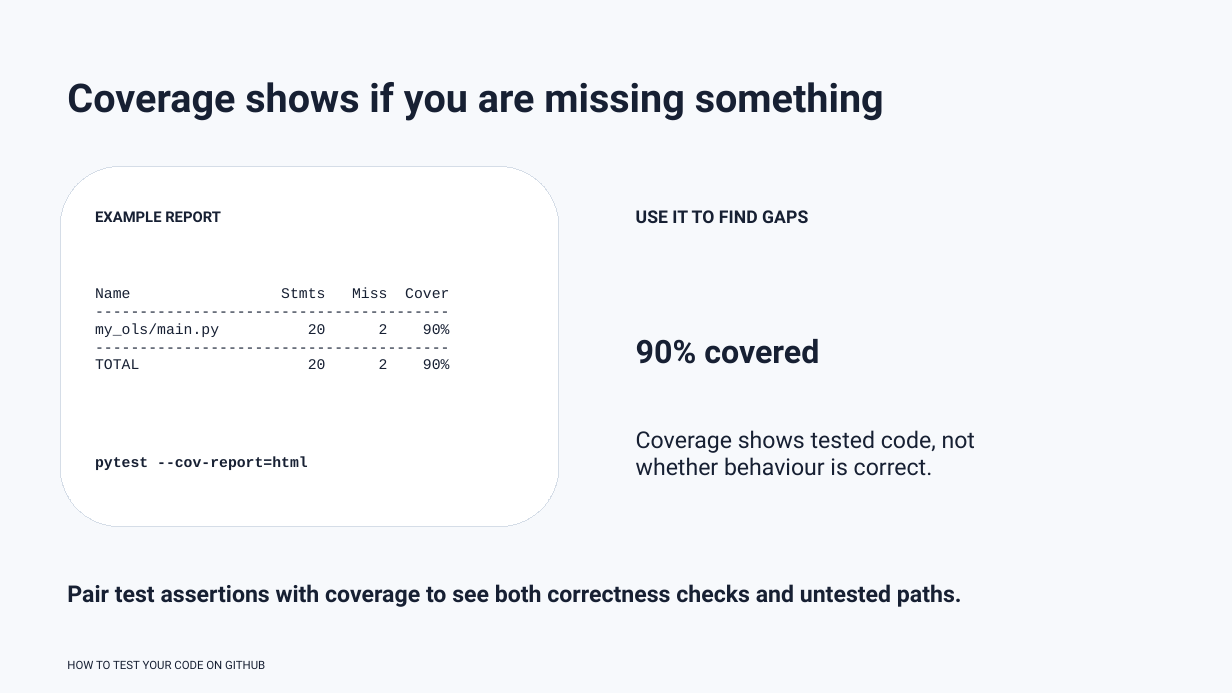
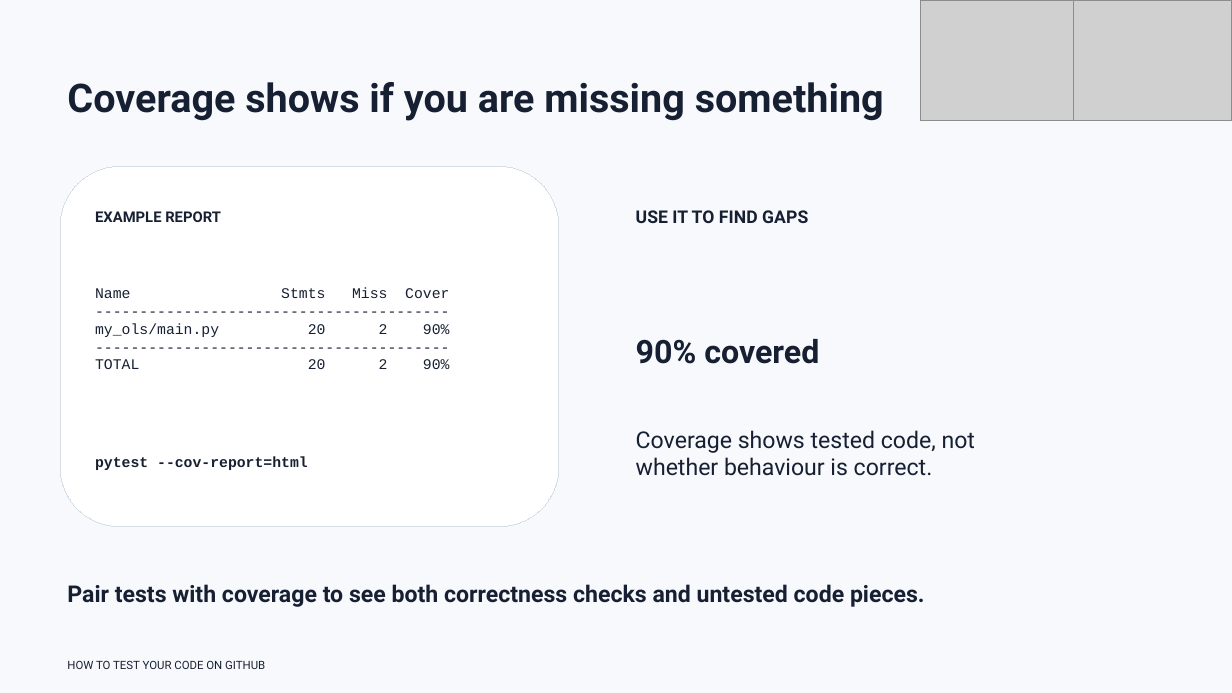
Before and after one commit to rbesenczi/my_ols, a slide deck: slide 20 of presentation/how_to_test_your_code.pptx (slide 18 before the commit). Drawn at 1232x693 pixels with LibreOffice and Linux fonts; fonts in the diff are those of the drawing; grey boxes stand for pictures. Boxes give left, top, right and bottom in pixels: in the first picture for what was removed or moved away, otherwise in the second. Text is boxed around its words. In the diff, an @@ line names an element or a change of style, - is before the commit and + after.

```diff
--- a/presentation/how_to_test_your_code.pptx
+++ b/presentation/how_to_test_your_code.pptx
@@ picture added at (921, 0, 1074, 121) @@
@@ picture added at (1074, 0, 1232, 121) @@
@@ text at (67, 584, 925, 607): text changed @@
-Pair test assertions with coverage to see both correctness checks and untested paths.
+Pair tests with coverage to see both correctness checks and untested code pieces.
```
Also in this commit, not shown: 35 other slides changed, 11 slides added.
